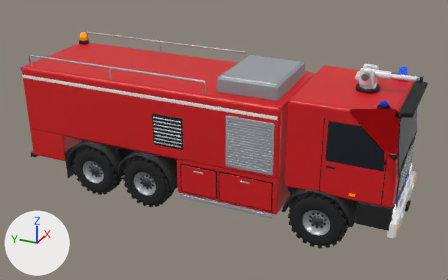
The glTF model godot/assets/cars/fire_truck.glb as it was, and as the next commit left it.
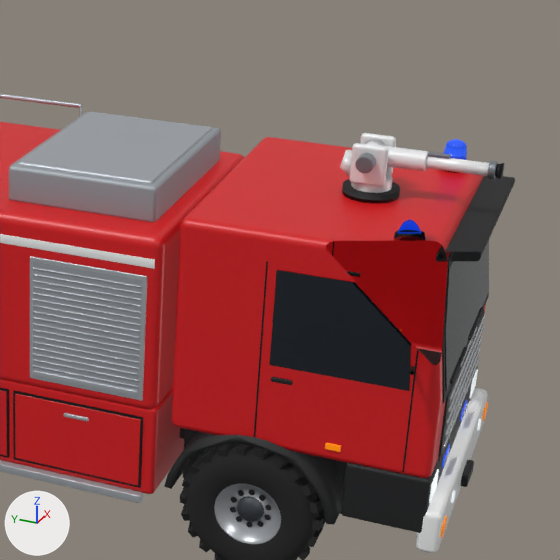
Each version appears first whole from a camera (50 mm lens) standing at (-12.19, -5.81, 7.6) and looking at (-0.04, -0.34, 1.53), and next in a close-up on the part from 48% to 100% of the width and 3% to 86% of the height. Lighting does not change. The marker at lower left points along +X, +Y and +Z. The older version's two pictures come first. Everything nearer to the camera than a plane just in front of the edit is cut away. Where no turn or scale is listed for an object, it has been applied to the vertices. Vertices at exactly the same position are counted once.

The scene before the commit, as lines of its bpy script (objects in view):
```python
ob_body = bpy.data.objects.new('body', me_body)
ob_body.location = (0.0, 0.0, 0.0)
ob_monitor = bpy.data.objects.new('monitor', me_monitor)
ob_monitor.location = (0.0, -3.55, 3.3)
ob_wheel_front_right = bpy.data.objects.new('wheel_front_right', me_wheel_front_right)
ob_wheel_front_right.location = (-1.06, -3.0, 0.62)
# also in view: 'monitor_barrel' at (0.0, -4.02, 3.6)
```
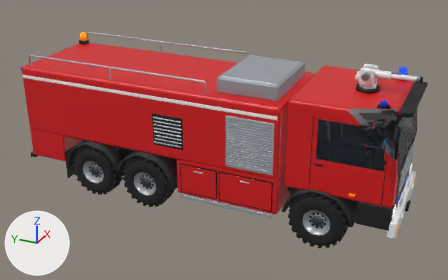
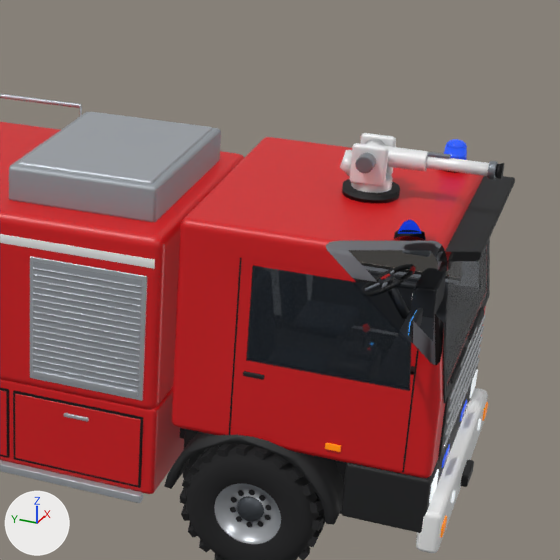
Boxes [x1, y1, x2, y2] around the edits, measured in the close-ups (560 x 560 px; the box of a moved part takes in the faces that stretch with it):
'body', surface changed, reshaped: [0, 94, 515, 553] in both
'steering', added: after [361, 264, 416, 297]
    faces in mat_plastic_black (black #17181a): [361, 264, 415, 297]
part 1 of me_body, added: after [402, 250, 431, 257]
part 2 of me_body, moved or reshaped (not visible afterwards): before [347, 271, 360, 277]
part 3 of me_body, moved or reshaped: before [271, 377, 293, 385]; after [243, 371, 264, 380]
part 4 of me_body, moved or reshaped: before [254, 262, 268, 438]; after [229, 258, 242, 435]
part 5 of me_body, added: after [409, 308, 423, 337]
part 6 of me_body, added: after [387, 281, 410, 319]
part 7 of me_body, added: after [313, 269, 447, 331]
part 8 of me_body, added (mostly hidden): after [372, 275, 417, 289]
part 9 of me_body, built on: before [270, 252, 489, 403]; after [177, 228, 490, 423]

What changed in the scene script:
```text
Change mat_glass:
    mat_glass.alpha: 1.0 -> 0.55
Change me_body:
    remove me_body.from_pydata(...)  # 5458 vertices, 10208 faces; spans x -1.29..1.33, y -4.69..4.55, z 0.28..3.39
    add me_body.from_pydata(...)  # 7478 vertices, 14096 faces; spans x -1.29..1.33, y -4.69..4.55, z 0.28..3.39
    me_body part 1: the loose piece of 56 vertices spanning x -1.2..1.2, y -4.6..-4.28, z 3.1..3.17 is copied, and the copy is scaled about its middle by (0.245, 0.683, 0.894), then moved by (-0.55, 0.33, -0.02), in mat_trim (grey #8a9097); it spans x -0.85..-0.25, y -4.22..-4.0, z 3.09..3.15
    me_body part 2: the loose piece of 56 vertices spanning x 1.24..1.27, y -3.3..-3.12, z 1.95..1.99 is moved by (0.0, 0.24, 0.0)
    me_body part 3: the loose piece of 56 vertices spanning x -1.27..-1.24, y -3.3..-3.12, z 1.95..1.99 is moved by (0.0, 0.24, 0.0)
    me_body part 4: the loose piece of 8 vertices spanning x -1.26..-1.25, y -3.02..-3.01, z 1.35..3.0 is moved by (0.0, 0.22, 0.0)
    me_body part 5: the loose piece of 56 vertices spanning x -0.95..0.95, y -4.52..-4.45, z 1.38..1.96 is copied, and the copy is scaled about its middle by (0.172, 0.702, 0.275), then moved by (0.0, 0.43, 0.45), in mat_trim_dark (dark grey #2b2e33); it spans x -0.17..0.17, y -4.08..-4.03, z 2.04..2.21
    me_body part 6: the loose piece of 32 vertices spanning x 0.64..0.75, y -4.65..-4.62, z 0.84..0.95 is copied, and the copy is multiplied about its middle by the matrix ((0.0, 0.0, -0.818), (-0.685, 9.86, 0.0), (0.448, 15.059, 0.0)), then moved by (-0.15, 0.85, 1.18), in mat_trim_dark (dark grey #2b2e33); it spans x 0.5..0.6, y -3.93..-3.65, z 1.91..2.26
    me_body part 7: the loose piece of 56 vertices spanning x -0.82..0.82, y -4.5..-2.25, z 0.55..1.32 is copied, and the copy is scaled about its middle by (0.0107, 0.597, 0.791), then moved by (1.17, -0.15, 0.83), in mat_trim_dark (dark grey #2b2e33); it spans x 1.15..1.18, y -4.2..-2.86, z 1.47..2.07
    me_body part 8: the loose piece of 56 vertices spanning x 1.24..1.27, y -3.3..-3.12, z 1.95..1.99 is copied, and the copy is scaled about its middle by (3.16, 5.13, 1.25), then moved by (-0.12, -0.29, 0.03), in mat_trim_dark (dark grey #2b2e33); it spans x 1.09..1.18, y -3.95..-3.05, z 1.97..2.03
    me_body part 9: 12 vertices moved from x -1.27..1.27, y -4.52..-3.1, z 2.0..2.95 to x -1.27..1.27, y -4.52..-2.9, z 2.0..2.95; 914 vertices added at x -1.25..1.25, y -4.51..-2.31, z 1.41..3.18
    other edits to the shape of me_body do not show in these pictures
    add me_body.materials.append(mat_trim)  # grey #8a9097
    add me_body.materials.append(mat_windscreen)  # black #141c24
    add me_body.materials.append(mat_floor_mat)  # black #1a1b1d
    add me_body.materials.append(mat_trim_dark)  # dark grey #2b2e33
    add me_body.materials.append(mat_gauge)  # white #f2f4f6, glowing light grey #dbdddf
    add me_body.materials.append(mat_button_red)  # red #d01010
    add me_body.materials.append(mat_screen)  # blue #3da5ff, glowing blue #3da5ff
    add me_body.materials.append(mat_seat)  # dark blue #2f3742
Add ob_steering:
    ob_steering = bpy.data.objects.new('steering', me_steering)  # 1028 vertices, 2032 faces; spans x -0.273..0.273, y -0.234..0.232, z -0.161..0.161; in mat_plastic_black (black #17181a), mat_paint_red (red #d7141a), mat_trim_dark (dark grey #2b2e33), mat_trim (grey #8a9097)
    ob_steering.location = (0.55, -3.68, 2.25)
```
